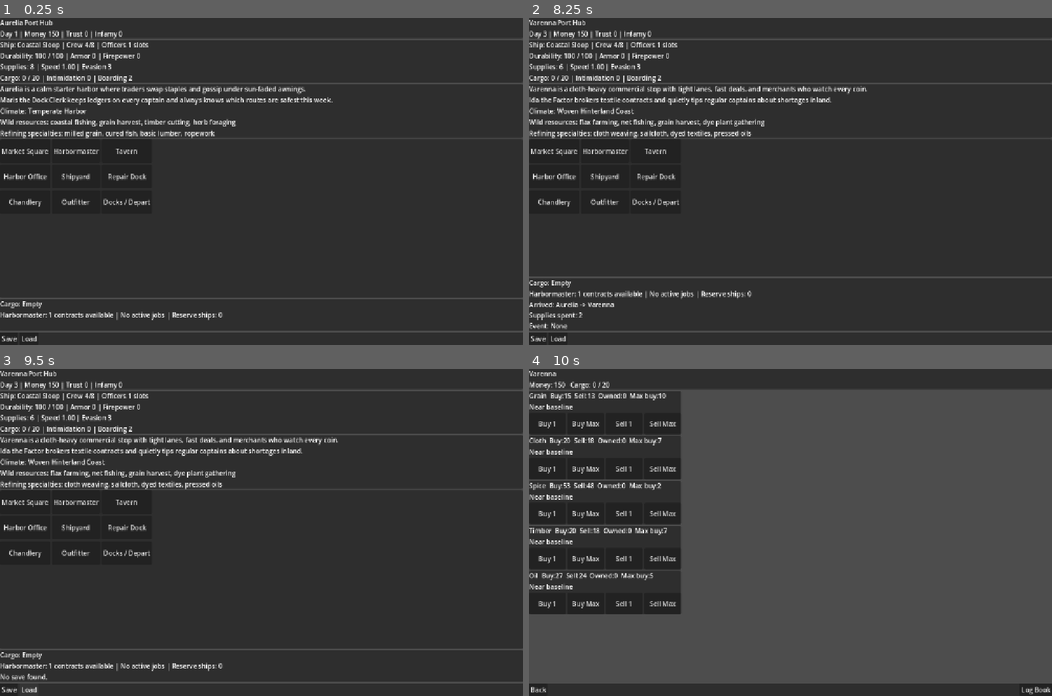
Above: before the commit, frames 1-4 (two rows, left to right).
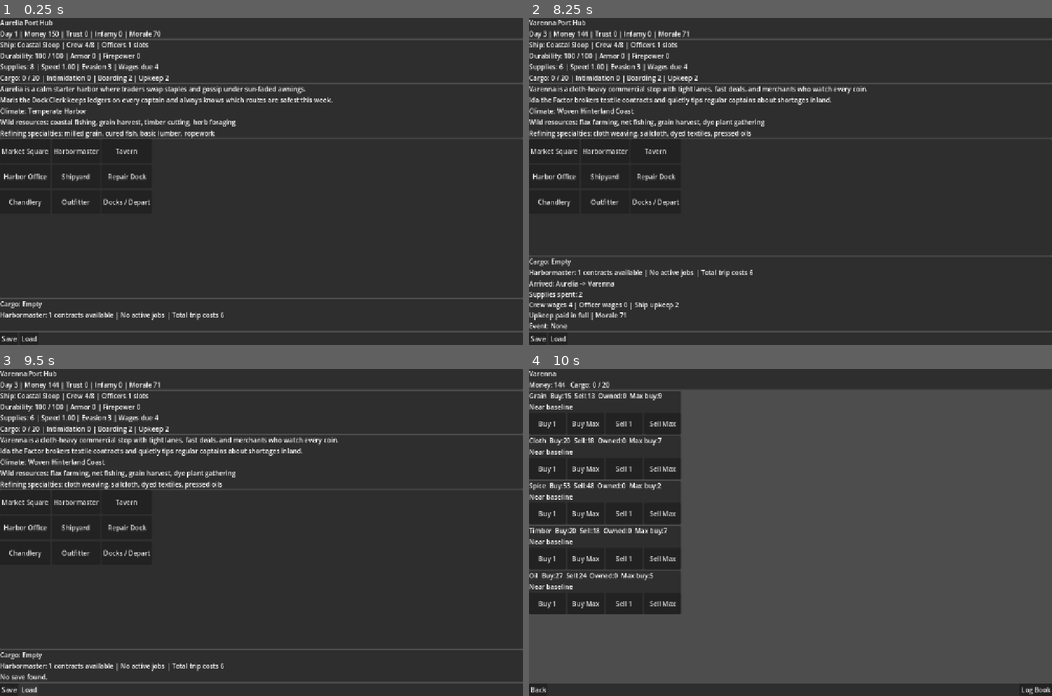
Above: after the commit, the same moments.

Repository: nwrowe/project-northwind
Game: Godot game, scene res://scenes/Main.tscn
The game is run twice, just before and just after one commit, with the same random seed, the same clock (stepped at 60 frames per second) and the same inputs.
Inputs:
- Up to frame 1 (0.25 s): no input
- Up to frame 2 (8.25 s): click "Docks / Depart" at 0.5 s; click "Travel" at 1.25 s; click "Varenna Dist:2.0 Risk:Low Sup…" at 2 s; click "[Selected] Varenna Dist:2.0 R…" at 2.75 s; click "Marsa Quay Dist:3.0 Risk:Low …" at 3.5 s; click "Varenna Dist:2.0 Risk:Low Sup…" at 4.25 s; click "[Selected] Varenna Dist:2.0 R…" at 5 s; click "Marsa Quay Dist:3.0 Risk:Low …" at 5.75 s; click "[Selected] Marsa Quay Dist:3.…" at 6.5 s; click "Varenna Dist:2.0 Risk:Low Sup…" at 7.25 s; click "Travel" at 8 s
- Up to frame 3 (9.5 s): click "Load" at 8.75 s
- Up to frame 4 (10 s): click "Market Square" at 9.5 s

The runs differ from the first frame. In frame 1, 0.4% of the frame differs, in the area x 21-43%, y 3-93%; in frame 2, 2.7%, in the area x 0-100%, y 3-93%; in frame 3, 0.4%; in frame 4, less than 0.1%.

Commit message:
Add wages morale and upkeep gameplay pass

Diff:
--- a/autoload/GameState.gd
+++ b/autoload/GameState.gd
@@ -21,6 +21,7 @@
 var market_trade_log: Array = []
 var office_member: bool = false
 var office_storage_by_port: Dictionary = {}
+var morale: int = 70
 
 func new_game() -> void:
 	current_port_id = "aurelia"
@@ -43,6 +44,7 @@
 	market_trade_log = []
 	office_member = false
 	office_storage_by_port = {}
+	morale = 70
 
 func to_dict() -> Dictionary:
 	return {
@@ -65,6 +67,7 @@
 		"market_trade_log": market_trade_log,
 		"office_member": office_member,
 		"office_storage_by_port": office_storage_by_port,
+		"morale": morale,
 	}
 
 func load_from_dict(data: Dictionary) -> void:
@@ -88,6 +91,7 @@
 	market_trade_log = data.get("market_trade_log", [])
 	office_member = bool(data.get("office_member", false))
 	office_storage_by_port = data.get("office_storage_by_port", {})
+	morale = int(data.get("morale", 70))
 
 func _normalize_active_contracts(raw_contracts: Array) -> Array:
 	var normalized: Array = []
@@ -170,6 +174,8 @@
 	if officer.is_empty():
 		return 0
 	return int(officer.get(stat_name, 0))
+func get_morale_bonus() -> int:
+	return clamp(int(floor(float(morale - 50) / 10.0)), -4, 5)
 func get_effective_navigation_rating() -> int:
 	return get_role_stat("navigator", "navigation") + get_role_stat("captain", "leadership") + int(round(get_effective_speed() * 2.0))
 func get_effective_repair_rating() -> int:
@@ -179,7 +185,7 @@
 func get_effective_command_rating() -> int:
 	return get_role_stat("captain", "leadership") + get_role_stat("captain", "sailing")
 func get_crew_discipline() -> int:
-	return get_effective_command_rating() + int(ceil(float(crew_count) / 3.0))
+	return get_effective_command_rating() + int(ceil(float(crew_count) / 3.0)) + get_morale_bonus()
 func get_travel_supply_discount() -> float:
 	var discount: float = float(get_role_stat("navigator", "navigation")) * 0.03 + float(get_role_stat("captain", "leadership")) * 0.01
 	return min(0.30, discount)
@@ -190,12 +196,48 @@
 	var bonus: float = 1.0 + float(get_role_stat("captain", "leadership")) * 0.04 + float(max(0, trust_rating)) * 0.005
 	return min(1.35, bonus)
 func get_passive_intimidation_bonus() -> int:
-	return int(floor(float(get_role_stat("gunner", "fighting") + get_role_stat("captain", "leadership")) / 2.0))
+	return int(floor(float(get_role_stat("gunner", "fighting") + get_role_stat("captain", "leadership")) / 2.0)) + max(0, get_morale_bonus())
+
+func get_crew_wages_due() -> int:
+	return max(0, crew_count)
+func get_officer_wages_due() -> int:
+	return get_active_officer_count() * 4
+func get_ship_upkeep_due() -> int:
+	var ship: Dictionary = get_ship_def()
+	return max(2, int(ship.get("firepower", 0)) / 3 + int(ship.get("hull_armor", 0)) / 3 + int(ship.get("cargo_capacity", 0)) / 20)
+func get_total_upkeep_due() -> int:
+	return get_crew_wages_due() + get_officer_wages_due() + get_ship_upkeep_due()
+func change_morale(delta: int) -> void:
+	morale = clamp(morale + delta, 0, 100)
+func process_trip_costs() -> Dictionary:
+	var crew_wages: int = get_crew_wages_due()
+	var officer_wages: int = get_officer_wages_due()
+	var upkeep: int = get_ship_upkeep_due()
+	var total_due: int = crew_wages + officer_wages + upkeep
+	var paid: int = min(money, total_due)
+	money -= paid
+	var unpaid: int = total_due - paid
+	var morale_change: int = 1
+	if unpaid > 0:
+		morale_change = -min(20, 5 + unpaid / 2 - int(get_effective_command_rating() / 3))
+	change_morale(morale_change)
+	return {
+		"crew_wages": crew_wages,
+		"officer_wages": officer_wages,
+		"ship_upkeep": upkeep,
+		"total_due": total_due,
+		"paid": paid,
+		"unpaid": unpaid,
+		"morale_change": morale_change,
+	}
+func recover_morale_in_port(amount: int) -> void:
+	change_morale(amount)
 func apply_crew_loss(loss: int) -> int:
 	if loss <= 0:
 		return 0
 	var previous: int = crew_count
 	crew_count = max(1, crew_count - loss)
+	change_morale(-loss * 2)
 	return previous - crew_count
 
 func has_upgrade(upgrade_id: String) -> bool:
--- a/scripts/systems/TravelSystem.gd
+++ b/scripts/systems/TravelSystem.gd
@@ -29,6 +29,7 @@
 	var from_port: Dictionary = GameData.get_port(GameState.current_port_id)
 	var supply_cost: int = get_supply_cost(route)
 	GameState.supplies -= supply_cost
+	var trip_costs: Dictionary = GameState.process_trip_costs()
 	GameState.day_count += int(route.get("distance", 1))
 	GameState.current_port_id = route.get("to", GameState.current_port_id)
 	var destination: Dictionary = GameData.get_port(GameState.current_port_id)
@@ -41,6 +42,7 @@
 		from_port.get("name", str(route.get("from", ""))),
 		destination.get("name", str(route.get("to", ""))),
 		supply_cost,
+		trip_costs,
 		triggered,
 		contract_result
 	)
@@ -50,18 +52,24 @@
 		"success": true,
 		"destination_port_id": GameState.current_port_id,
 		"supply_cost": supply_cost,
+		"trip_costs": trip_costs,
 		"event_triggered": triggered,
 		"event_payload": event_payload,
 		"arrival_summary": arrival_summary,
 		"contract_result": contract_result,
 	}
 
-func _build_arrival_summary(from_port_name: String, to_port_name: String, supply_cost: int, event_triggered: bool, contract_result: Dictionary) -> String:
+func _build_arrival_summary(from_port_name: String, to_port_name: String, supply_cost: int, trip_costs: Dictionary, event_triggered: bool, contract_result: Dictionary) -> String:
 	var lines: Array[String] = []
 	lines.append("Arrived: %s -> %s" % [from_port_name, to_port_name])
 	lines.append("Supplies spent: %d" % supply_cost)
 	if GameState.get_travel_supply_discount() > 0.0:
 		lines.append("Navigator saved %.0f%% of normal travel supplies" % (GameState.get_travel_supply_discount() * 100.0))
+	lines.append("Crew wages %d | Officer wages %d | Ship upkeep %d" % [int(trip_costs.get("crew_wages", 0)), int(trip_costs.get("officer_wages", 0)), int(trip_costs.get("ship_upkeep", 0))])
+	if int(trip_costs.get("unpaid", 0)) > 0:
+		lines.append("Unpaid upkeep: %d | Morale %d" % [int(trip_costs.get("unpaid", 0)), GameState.morale])
+	else:
+		lines.append("Upkeep paid in full | Morale %d" % GameState.morale)
 	lines.append("Event: %s" % ("Triggered" if event_triggered else "None"))
 
 	var completed_messages: Array = contract_result.get("completed_messages", [])
--- a/scripts/ui/PortScreen.gd
+++ b/scripts/ui/PortScreen.gd
@@ -48,11 +48,11 @@
 	var ship: Dictionary = GameData.get_ship(GameState.ship_id)
 	var flavor: Dictionary = PORT_FLAVOR.get(GameState.current_port_id, {"overview": "This harbor is busy with local traders, dockhands, and captains watching the tides.", "npc": "Someone near the docks always seems to know where the next opportunity is hiding."})
 	port_name_label.text = "%s Port Hub" % port.get("name", "Unknown Port")
-	day_money_label.text = "Day %d | Money %d | Trust %d | Infamy %d" % [GameState.day_count, GameState.money, GameState.trust_rating, GameState.infamy_rating]
+	day_money_label.text = "Day %d | Money %d | Trust %d | Infamy %d | Morale %d" % [GameState.day_count, GameState.money, GameState.trust_rating, GameState.infamy_rating, GameState.morale]
 	ship_label.text = "Ship: %s | Crew %d/%d | Officers %d slots" % [ship.get("name", "Unknown Ship"), GameState.crew_count, GameState.get_effective_crew_capacity(), GameState.get_effective_officer_slots()]
 	durability_label.text = "Durability: %d / %d | Armor %d | Firepower %d" % [GameState.ship_durability, GameState.get_effective_max_durability(), GameState.get_effective_hull_armor(), GameState.get_effective_firepower()]
-	supplies_label.text = "Supplies: %d | Speed %.2f | Evasion %d" % [GameState.supplies, GameState.get_effective_speed(), GameState.get_effective_evasion()]
-	cargo_label.text = "Cargo: %d / %d | Intimidation %d | Boarding %d" % [GameState.get_current_cargo_used(), GameState.get_effective_cargo_capacity(), GameState.get_effective_intimidation(), GameState.get_effective_boarding_strength()]
+	supplies_label.text = "Supplies: %d | Speed %.2f | Evasion %d | Wages due %d" % [GameState.supplies, GameState.get_effective_speed(), GameState.get_effective_evasion(), GameState.get_crew_wages_due() + GameState.get_officer_wages_due()]
+	cargo_label.text = "Cargo: %d / %d | Intimidation %d | Boarding %d | Upkeep %d" % [GameState.get_current_cargo_used(), GameState.get_effective_cargo_capacity(), GameState.get_effective_intimidation(), GameState.get_effective_boarding_strength(), GameState.get_ship_upkeep_due()]
 	local_flavor_label.text = str(flavor.get("overview", ""))
 	npc_label.text = str(flavor.get("npc", ""))
 	climate_label.text = "Climate: %s" % climate_system.get_climate_name_for_current_port()
@@ -72,14 +72,14 @@
 	var active: Array = contract_system.get_active_contracts()
 	var completable: int = contract_system.get_completable_contracts_for_current_port().size()
 	if active.is_empty():
-		return "Harbormaster: %d contracts available | No active jobs | Reserve ships: %d" % [available, GameState.reserve_ship_ids.size()]
+		return "Harbormaster: %d contracts available | No active jobs | Total trip costs %d" % [available, GameState.get_total_upkeep_due()]
 	var nearest_deadline: int = 9999
 	for entry in active:
 		nearest_deadline = min(nearest_deadline, int(entry.get("days_remaining", 9999)))
 	var urgency := ""
 	if nearest_deadline <= 1:
 		urgency = " | Deadline urgent"
-	return "Harbormaster: %d contracts available | %d active | %d ready now | Reserve ships %d%s" % [available, active.size(), completable, GameState.reserve_ship_ids.size(), urgency]
+	return "Harbormaster: %d contracts available | %d active | %d ready now | Trip costs %d%s" % [available, active.size(), completable, GameState.get_total_upkeep_due(), urgency]
 
 func _on_market_pressed() -> void:
 	ScreenRouter.show_market_screen()
--- a/scripts/ui/TavernScreen.gd
+++ b/scripts/ui/TavernScreen.gd
@@ -5,6 +5,7 @@
 var pending_round_action: String = ""
 const RUMOR_ROUND_COST := 4
 const NEW_FACES_COST := 6
+const CREW_ROUND_COST_BASE := 8
 
 @onready var header_label = $VBoxContainer/HeaderLabel
 @onready var intro_label = $VBoxContainer/IntroPanel/VBoxContainer/IntroLabel
@@ -22,6 +23,11 @@
 	$VBoxContainer/FooterPanel/VBoxContainer/HBoxContainer/NewRumorButton.pressed.connect(_on_new_rumor_pressed)
 	$VBoxContainer/FooterPanel/VBoxContainer/HBoxContainer/NewFacesButton.pressed.connect(_on_new_faces_pressed)
 	$VBoxContainer/FooterPanel/VBoxContainer/HBoxContainer/BackButton.pressed.connect(_on_back_pressed)
+	var crew_round_button := Button.new()
+	crew_round_button.name = "CrewRoundButton"
+	crew_round_button.text = "Buy Crew Round"
+	crew_round_button.pressed.connect(_on_crew_round_pressed)
+	button_row.add_child(crew_round_button)
 	var confirm_button := Button.new()
 	confirm_button.name = "ConfirmRoundButton"
 	confirm_button.text = "Confirm"
@@ -43,7 +49,7 @@
 	intro_label.text = tavern_system.get_tavern_intro()
 	keeper_label.text = "Host: %s" % tavern_system.get_tavernkeeper_name()
 	officer_summary_label.text = "Officers: %s" % " | ".join(tavern_system.get_officer_summary_lines())
-	crew_summary_label.text = "Crew: %d / %d | Money: %d" % [GameState.crew_count, GameState.get_effective_crew_capacity(), GameState.money]
+	crew_summary_label.text = "Crew: %d / %d | Money: %d | Morale: %d" % [GameState.crew_count, GameState.get_effective_crew_capacity(), GameState.money, GameState.morale]
 	_refresh_recruits()
 
 func _refresh_recruits() -> void:
@@ -110,31 +116,47 @@
 func _on_new_faces_pressed() -> void:
 	_request_round("faces")
 
+func _on_crew_round_pressed() -> void:
+	_request_round("crew")
+
 func _request_round(action: String) -> void:
-	var cost: int = RUMOR_ROUND_COST if action == "rumor" else NEW_FACES_COST
+	var cost: int = _get_round_cost(action)
 	if GameState.money < cost:
-		info_label.text = "Not enough gold to buy a round."
+		info_label.text = "Not enough gold to pay for that round."
 		return
 	pending_round_action = action
-	info_label.text = "Spend %d gold to buy a round?" % cost
+	if action == "crew":
+		info_label.text = "Spend %d gold to lift crew morale?" % cost
+	else:
+		info_label.text = "Spend %d gold to buy a round?" % cost
 	button_row.get_node("ConfirmRoundButton").visible = true
 	button_row.get_node("CancelRoundButton").visible = true
+
+func _get_round_cost(action: String) -> int:
+	if action == "rumor":
+		return RUMOR_ROUND_COST
+	if action == "faces":
+		return NEW_FACES_COST
+	return CREW_ROUND_COST_BASE + int(ceil(float(GameState.crew_count) / 2.0))
 
 func _on_confirm_round_pressed() -> void:
 	if pending_round_action.is_empty():
 		return
-	var cost: int = RUMOR_ROUND_COST if pending_round_action == "rumor" else NEW_FACES_COST
+	var cost: int = _get_round_cost(pending_round_action)
 	if GameState.money < cost:
-		info_label.text = "Not enough gold to buy a round."
+		info_label.text = "Not enough gold to pay for that round."
 		pending_round_action = ""
 		return
 	GameState.money -= cost
 	if pending_round_action == "rumor":
 		_show_new_rumor()
 		info_label.text = "You buy a round and the room loosens a fresh rumor."
-	else:
+	elif pending_round_action == "faces":
 		var result: Dictionary = tavern_system.reroll_candidates_for_current_port()
 		info_label.text = "%s (-%d gold)" % [str(result.get("message", "")), cost]
+	else:
+		GameState.recover_morale_in_port(12 + int(floor(float(GameState.get_effective_command_rating()) / 2.0)))
+		info_label.text = "The crew relaxes, morale rises, and the tavern rings with song. (-%d gold)" % cost
 	refresh_ui()
 	pending_round_action = ""
 	button_row.get_node("ConfirmRoundButton").visible = false
